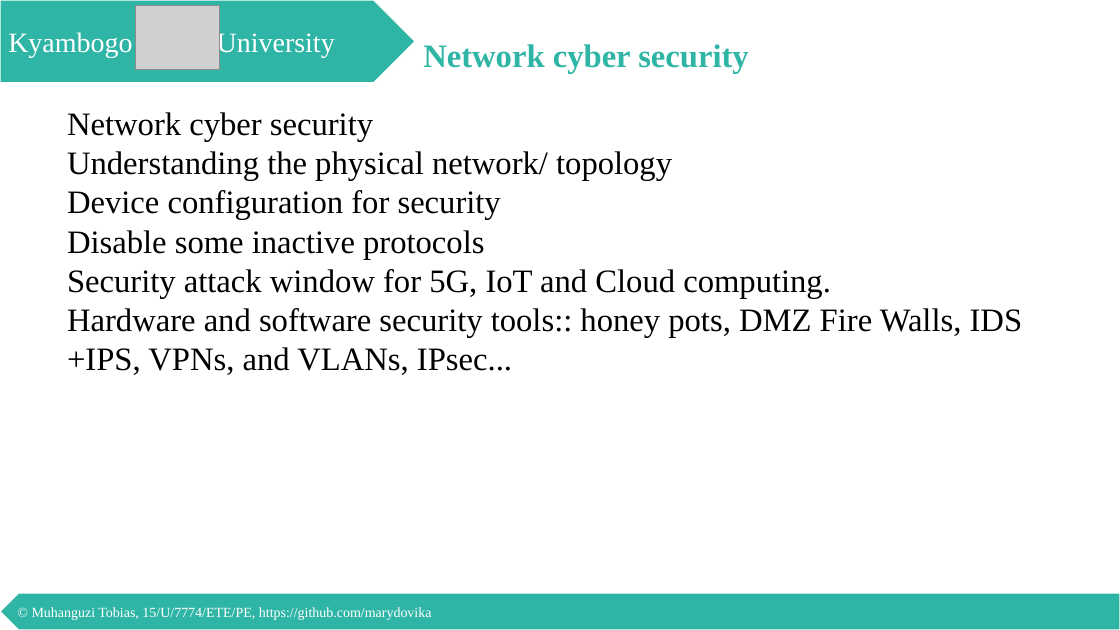
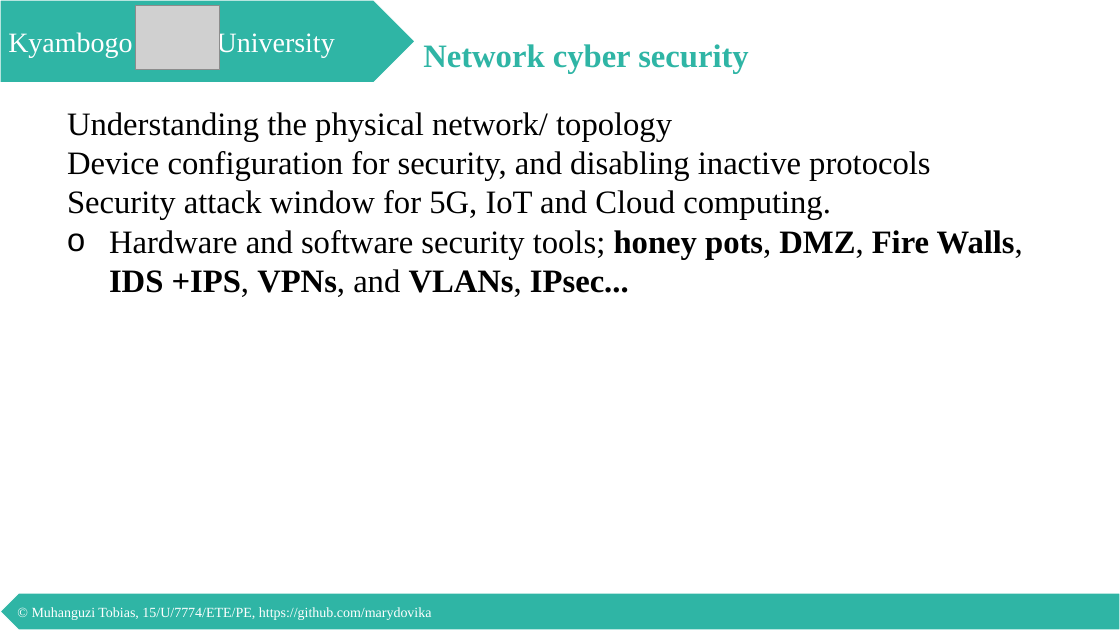
Before and after one commit to marydovika/Cyber-Security-Project-for-5G-IoT-Cloud-NFC, a slide deck: slide 18 of presentations/proposalPresentation.pptx. Drawn at 1120x630 pixels with LibreOffice and Linux fonts; fonts in the diff are those of the drawing; grey boxes stand for pictures. Boxes give left, top, right and bottom in pixels: in the first picture for what was removed or moved away, otherwise in the second. Text is boxed around its words. In the diff, an @@ line names an element or a change of style, - is before the commit and + after.

```diff
--- a/presentations/proposalPresentation.pptx
+++ b/presentations/proposalPresentation.pptx
@@ text at [67, 112, 1023, 297]: text changed @@
-Network cyber security
-Understanding the physical network/ topology
-Device configuration for security
-Disable some inactive protocols
-Security attack window for 5G, IoT and Cloud computing.
-Hardware and software security tools:: honey pots, DMZ Fire Walls, IDS +IPS, VPNs, and VLANs, IPsec...
+o Understanding the physical network/ topology
+  Device configuration for security, and disabling inactive protocols
+  Security attack window for 5G, IoT and Cloud computing.
+  Hardware and software security tools; honey pots, DMZ, Fire Walls, IDS +IPS, VPNs, and VLANs, IPsec...
```
Also in this commit, not shown: 26 other slides changed.
